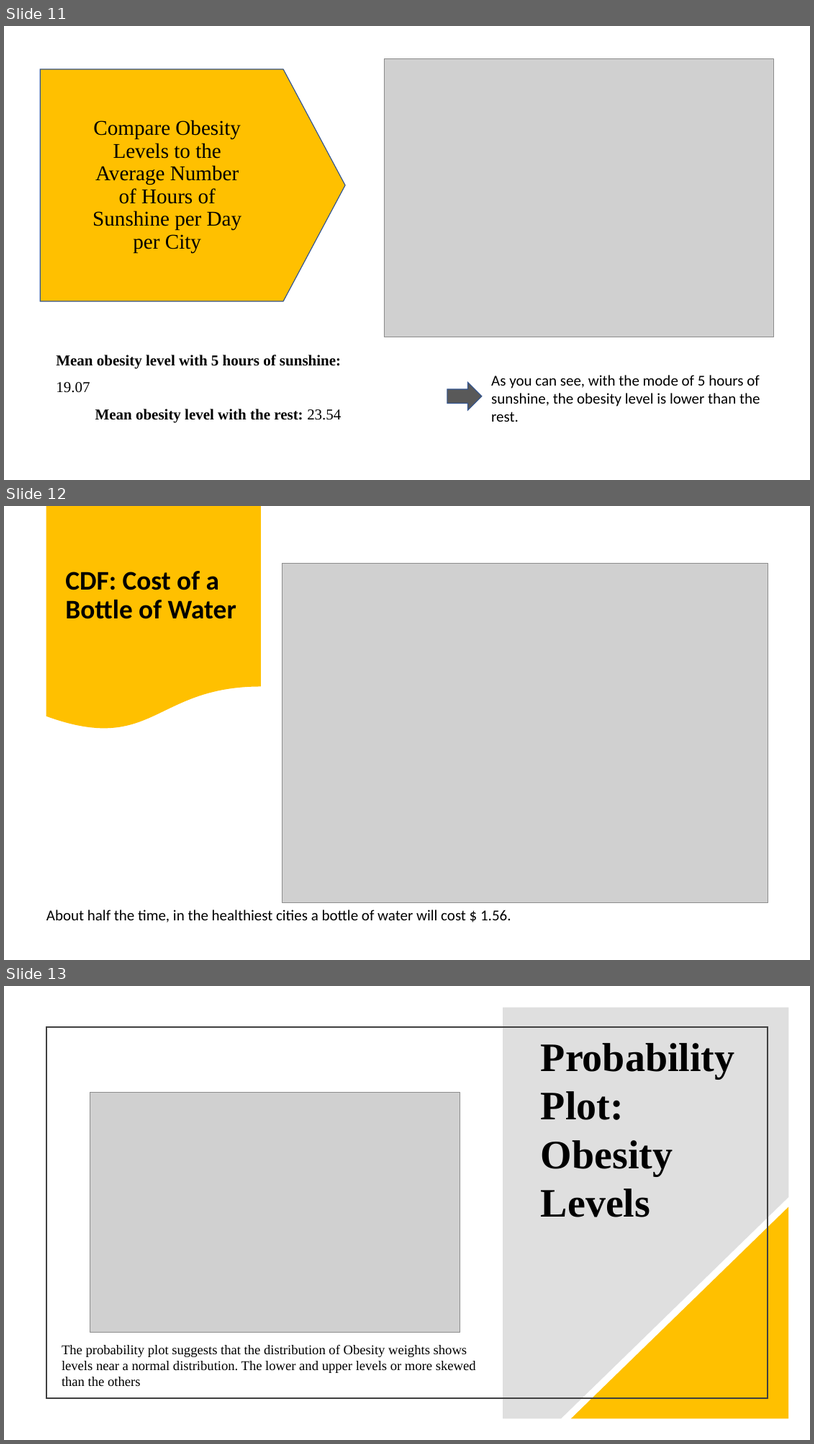
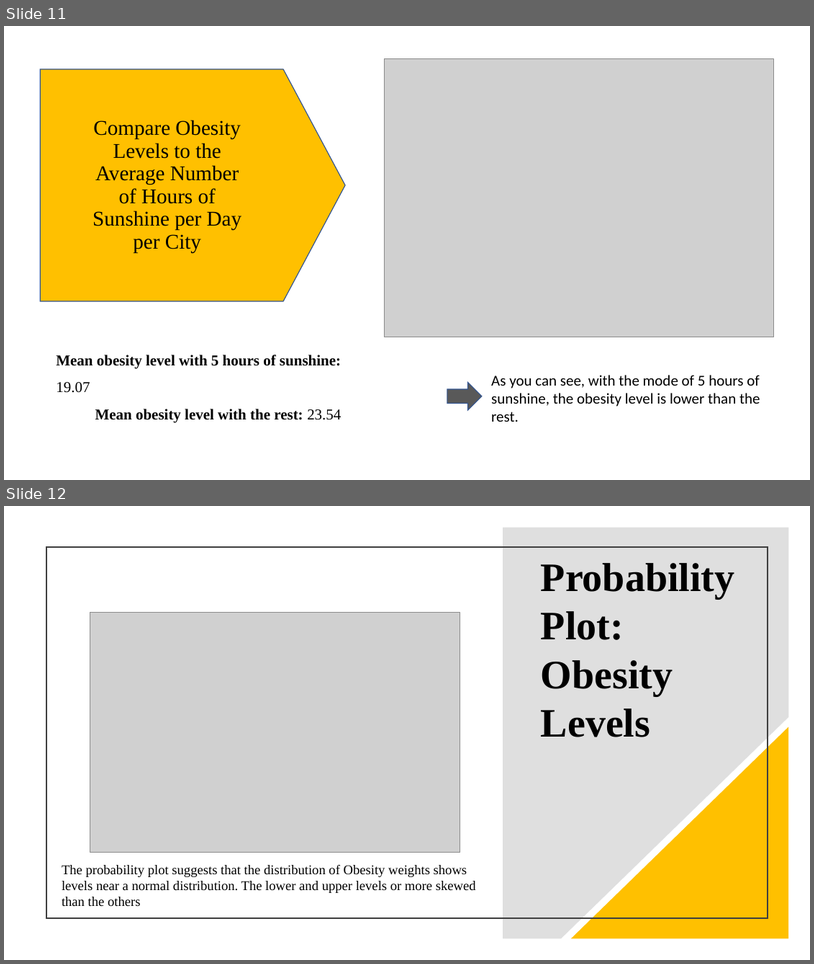
Before and after one commit to catie-williams/bu-dsc, a slide deck: DSC530/Healthiest City/Healthy Lifestyles.pptx. Shown one above the other, each under a label of ours: slides 11, 12 and 13 before the commit, slides 11 and 12 after it. The pictures are 814x1444 and 814x964 pixels, drawn with LibreOffice and Linux fonts; fonts in the diff are those of the drawing; grey boxes stand for pictures. Boxes give left, top, right and bottom in pixels: in the first picture for what was removed or moved away, otherwise in the second. Text is boxed around its words. In the diff, an @@ line names an element or a change of style, - is before the commit and + after.

```diff
--- a/DSC530/Healthiest City/Healthy Lifestyles.pptx
+++ b/DSC530/Healthiest City/Healthy Lifestyles.pptx
@@ slide 12 removed at (4, 506, 810, 960), background #FFFFFF @@
@@ flow chart document removed at (46, 506, 261, 731) @@
@@ picture removed at (282, 564, 769, 902) @@
@@ text removed at (65, 571, 237, 619) @@
-CDF: Cost of a Bottle of Water
@@ text removed at (46, 909, 511, 922) @@
-About half the time, in the healthiest cities a bottle of water will cost $ 1.56.
@@ what was slide 13 is now slide 12 @@
```
Also in this commit, not shown: 8 slides changed, 1 slide added, 1 other slide removed, 3 other files.
